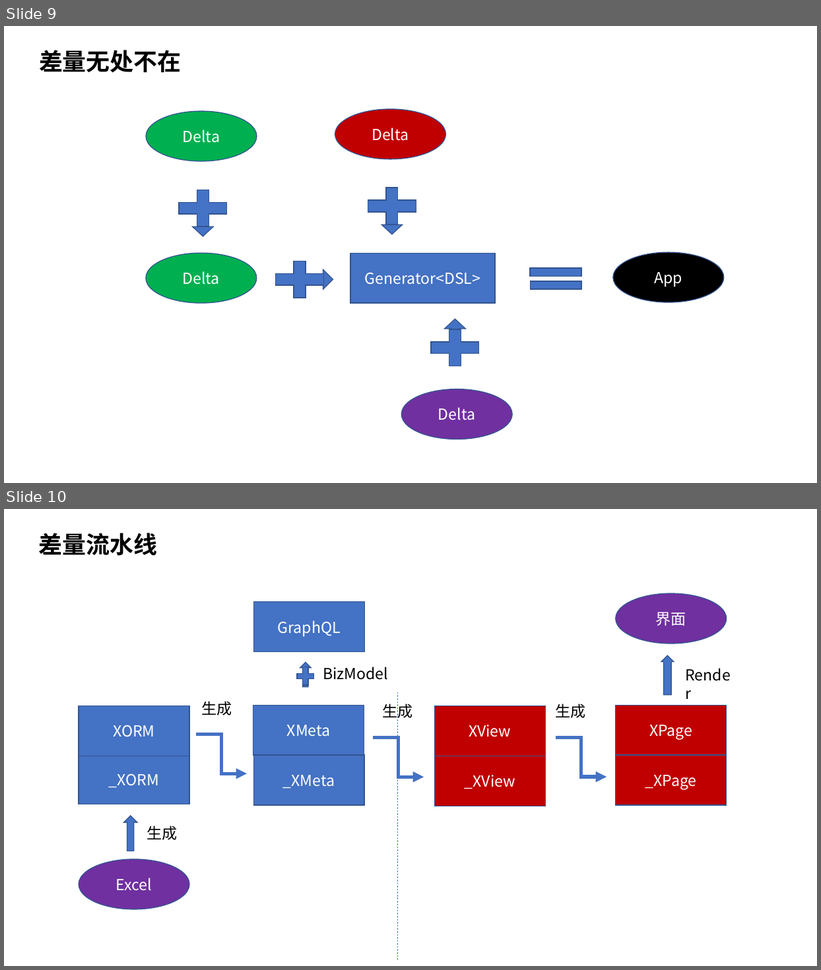
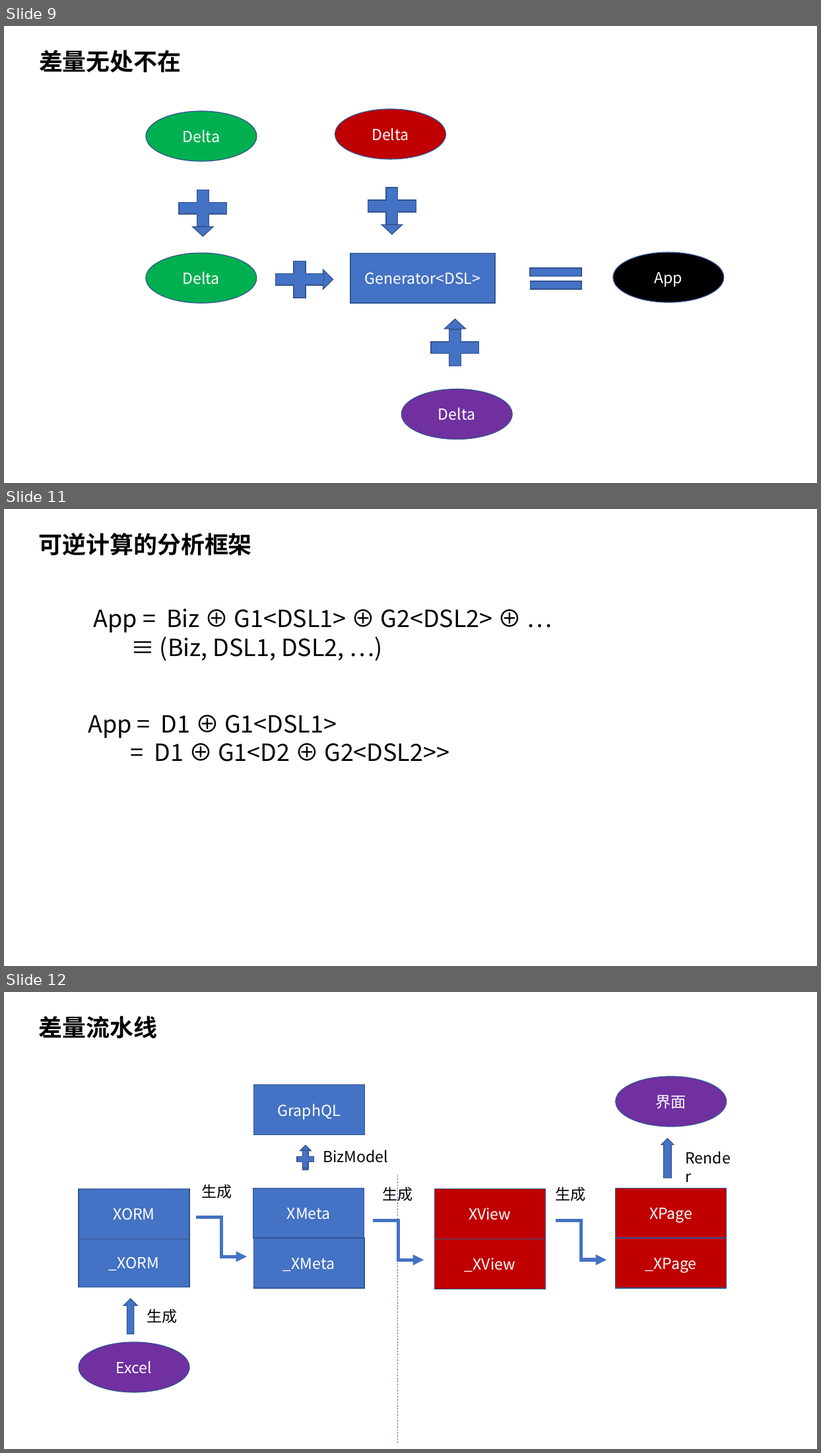
Before and after one commit to entropy-cloud/nop-entropy, a slide deck: docs/ppt/nop-platform.pptx. Shown one above the other, each under a label of ours: slides 9 and 10 before the commit, slides 9, 11 and 12 after it; the slides between them are not shown. The pictures are 821x970 and 821x1453 pixels, drawn with LibreOffice and Linux fonts; fonts in the diff are those of the drawing. Boxes give left, top, right and bottom in pixels: in the first picture for what was removed or moved away, otherwise in the second. Text is boxed around its words. In the diff, an @@ line names an element or a change of style, - is before the commit and + after.

```diff
--- a/docs/ppt/nop-platform.pptx
+++ b/docs/ppt/nop-platform.pptx
@@ slide 11 added at [4,509,817,966], background #FFFFFF @@
@@ text added at [39,533,252,556], 28 pt, text #000000, bold @@
+可逆计算的分析框架
@@ text added at [94,609,493,661], 28 pt, text #000000 @@
+App = Biz ⊕ G1<DSL1> ⊕ G2<DSL2> ⊕ …
+≡ (Biz, DSL1, DSL2, …)
@@ text added at [88,715,450,762], 28 pt, text #000000 @@
+App = D1 ⊕ G1<DSL1>
+= D1 ⊕ G1<D2 ⊕ G2<DSL2>>
@@ what was slide 10 is now slide 12 @@
```
Also in this commit, not shown: 1 other slide added, 16 other files.
